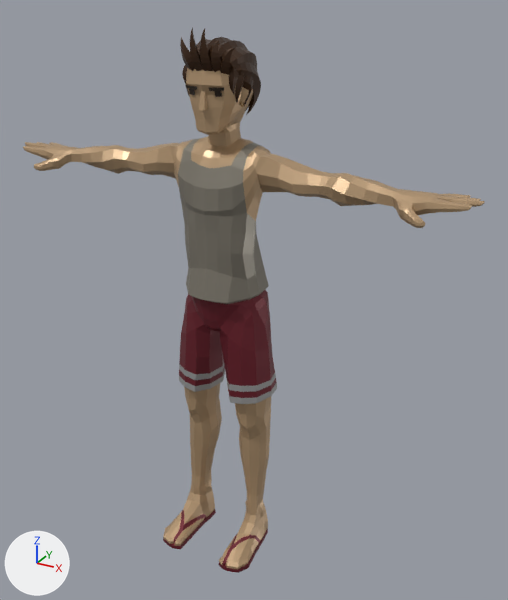
Two versions of the glTF model public/cpx/models/candidates/cand2_quaternius_man.glb, one commit apart.
Both versions are drawn from a camera (50 mm lens) standing at (1.179, -1.991, 1.973) and looking at (0.096, -0.022, 0.988). Every picture has the same lights, and +X, +Y and +Z are marked at lower left. The older version comes first. Where no turn or scale is listed for an object, it has been applied to the vertices. Vertices at exactly the same position are counted once.

Objects in the first picture: 'Beach_Body', 'Beach_Feet', 'Beach_Head', 'Beach_Legs'.
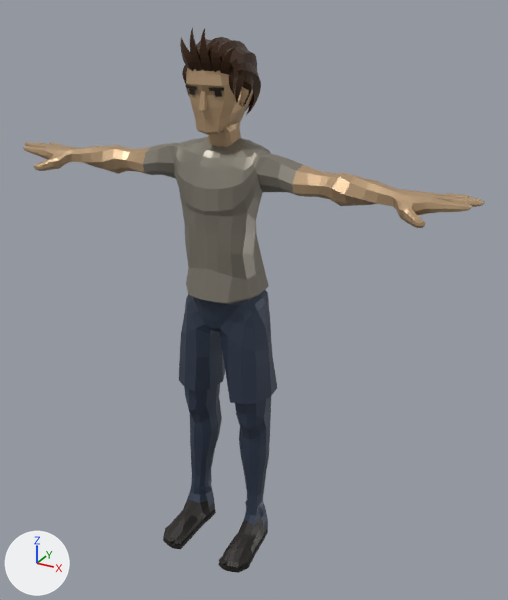
Where the change shows, as pixel boxes (x1, y1, x2, y2) in the pictures (508 x 600 px):
part 1 of me_beach_feet, recoloured (beige to dark blue): (187, 480, 268, 531) in both
part 2 of me_beach_feet, recoloured (beige to black): (163, 499, 266, 569) in both
part 3 of me_beach_feet, recoloured: (163, 510, 268, 573) in both
part 4 of me_beach_legs, recoloured (beige to dark blue): (184, 383, 271, 508) in both
part 5 of me_beach_legs, recoloured (dark red to dark blue): (179, 290, 277, 398) in both
part 6 of me_beach_legs, recoloured (grey to dark blue): (179, 363, 277, 404) in both
part 7 of me_beach_body, recoloured (beige to grey): (143, 136, 303, 221) in both

The change, as a diff of the scene's bpy script:
```diff
--- a/public/cpx/models/candidates/cand2_quaternius_man.glb.py
+++ b/public/cpx/models/candidates/cand2_quaternius_man.glb.py
@@ mat_shirt @@
+mat_shirt = principled_material('Shirt')
+mat_shirt.base_color = (0.244, 0.223, 0.182)  # grey #878276
+mat_shirt.metallic = 0.4
+mat_shirt.roughness = 0.415
@@ mat_pants @@
+mat_pants = principled_material('Pants')
+mat_pants.base_color = (0.0423, 0.0595, 0.0953)  # dark blue #3a4557
+mat_pants.metallic = 0.4
+mat_pants.roughness = 0.415
@@ mat_shoes @@
+mat_shoes = principled_material('Shoes')
+mat_shoes.base_color = (0.0273, 0.0232, 0.0212)  # black #2e2a28
+mat_shoes.metallic = 0.4
+mat_shoes.roughness = 0.415
@@ me_beach_feet @@
 me_beach_feet.from_pydata(...)  # 352 vertices, 678 faces; spans x -0.191..0.191, y -0.288..-0.003, z -0.005..0.162
 # used by ob_beach_feet; location = (0.0, 0.0, 0.0)
+# me_beach_feet part 1: 186 faces spanning x -0.168..0.168, y -0.126..-0.003, z 0.011..0.162 switch from mat_skin (beige #bb9c79) to mat_pants (dark blue #3a4557)
+# me_beach_feet part 2: 190 faces spanning x -0.188..0.188, y -0.288..-0.019, z 0.011..0.104 switch from mat_skin (beige #bb9c79) to mat_shoes (black #2e2a28)
+# me_beach_feet part 3: 302 faces spanning x -0.191..0.191, y -0.288..-0.003, z -0.005..0.074 switch from mat_red_dark (dark red #71222e) to mat_shoes (black #2e2a28)
@@ me_beach_legs @@
 me_beach_legs.from_pydata(...)  # 435 vertices, 830 faces; spans x -0.19..0.19, y -0.171..0.069, z 0.157..1.038
 # used by ob_beach_legs; location = (0.0, 0.0, 0.0)
+# me_beach_legs part 4: all 276 faces that had it switch from mat_skin (beige #bb9c79) to mat_pants (dark blue #3a4557)
+# me_beach_legs part 5: all 390 faces that had it switch from mat_red_dark (dark red #71222e) to mat_pants (dark blue #3a4557)
+# me_beach_legs part 6: all 164 faces that had it switch from mat_white (grey #a3a3a3) to mat_pants (dark blue #3a4557)
@@ me_beach_body @@
 me_beach_body.from_pydata(...)  # 1391 vertices, 2778 faces; spans x -0.84..0.84, y -0.19..0.07, z 1.02..1.54
 # used by ob_beach_body; location = (0.0, 0.0, 0.0)
+# me_beach_body part 7: 392 faces spanning x -0.28..0.28, y -0.14..0.03, z 1.29..1.54 switch from mat_skin (beige #bb9c79) to mat_shirt (grey #878276)
 me_beach_body.materials.append(mat_lightbrown)
```
